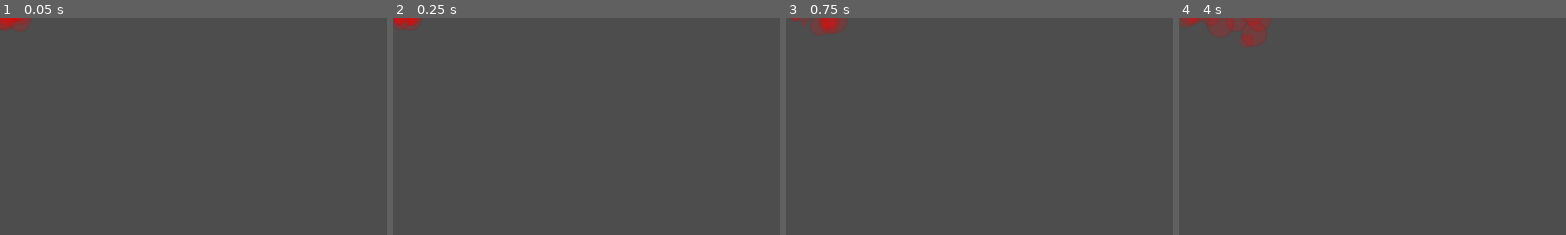
Above: before the commit, frames 1-4 (left to right).
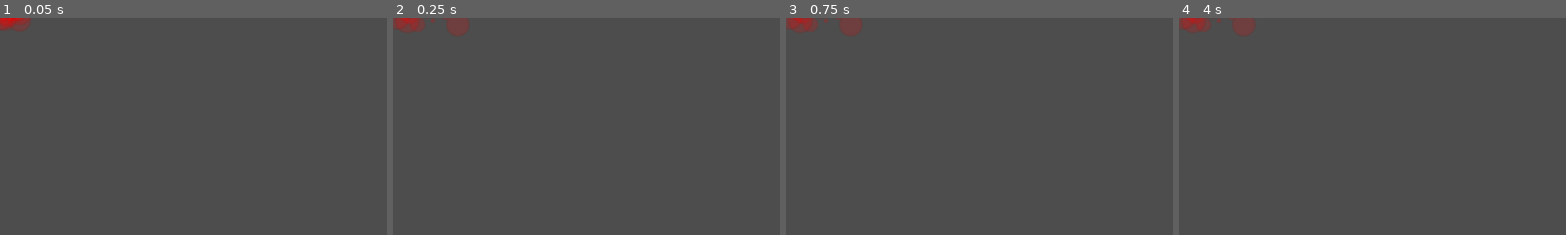
Above: after the commit, the same moments.

Repository: HA5UN0/rfgd-beginner-projects
Game: Godot game, scene res://scenes/blood_particles.tscn
Two runs of this game, one before a commit and one after it. Both use one fixed random seed, a clock stepped at 60 frames per second and the inputs below. This scene is started directly instead of the project's main scene.
Inputs (mouse positions are % of the whole screen's width and height, from its top left):
- Up to frame 1 (0.05 s): no input
- Up to frame 2 (0.25 s): no input
- Up to frame 3 (0.75 s): tap Enter at 0.5 s; move the mouse to (72, 45) at 0.52 s; press the mouse at (72, 45) at 0.53 s; hold D (move_right) from 0.53 s (still down)
- Up to frame 4 (4 s): tap Space at 1.25 s; move the mouse to (30, 55) at 1.27 s; release D (move_right) at 1.28 s; release the mouse at (30, 55) at 1.28 s; hold S (move_down) 1.28-2.03 s; click (30, 55) at 1.35 s; move the mouse to (60, 28) at 2.02 s; press the mouse at (60, 28) at 2.03 s; hold D (move_right) 2.03-2.78 s; move the mouse to (45, 70) at 2.77 s; release the mouse at (45, 70) at 2.78 s; hold W (move_up) 2.78-3.53 s; click (45, 70) at 2.85 s; move the mouse to (80, 65) at 3.52 s; press the mouse at (80, 65) at 3.53 s; hold Left (move_left) from 3.53 s (still down)
The pictures show only the part of the screen within x 0-50%, y 0-50%; the shares and areas given below are measured in that part.

Frame 1 is identical in both runs. In frame 2, 0.7% of the frame differs, in the area x 0-20%, y 0-9%; in frame 3, 1.1%; in frame 4, 1.4%, in the area x 0-24%, y 0-14%.

Commit message:
created blood particles script

Diff:
--- a/zombie_game/scenes/blood_particles.tscn
+++ b/zombie_game/scenes/blood_particles.tscn
@@ -1,6 +1,7 @@
-[gd_scene load_steps=2 format=3 uid="uid://ch1nk7e4n3oc5"]
+[gd_scene load_steps=3 format=3 uid="uid://ch1nk7e4n3oc5"]
 
 [ext_resource type="Texture2D" uid="uid://cebgr2u3eqefr" path="res://art/kenney_top-down-shooter/PNG/Tiles/tile_132.png" id="1_bubra"]
+[ext_resource type="Script" path="res://scripts/blood_particles.gd" id="2_wxqd6"]
 
 [node name="Blood_particles" type="CPUParticles2D"]
 amount = 15
@@ -13,8 +14,11 @@
 initial_velocity_max = 656.0
 scale_amount_min = 0.04
 color = Color(1, 0, 0, 0.196078)
+script = ExtResource("2_wxqd6")
 
 [node name="Timer" type="Timer" parent="."]
 wait_time = 0.15
 one_shot = true
 autostart = true
+
+[connection signal="timeout" from="Timer" to="." method="_on_timer_timeout"]
--- /dev/null
+++ b/zombie_game/scripts/blood_particles.gd
@@ -0,0 +1,27 @@
+extends CPUParticles2D
+
+# ----------- variables --------------- #
+
+
+# ----------- functions --------------- #
+
+
+
+# Called when the node enters the scene tree for the first time.
+func _ready() -> void:
+	pass # Replace with function body.
+
+
+# Called every frame. 'delta' is the elapsed time since the previous frame.
+func _process(delta: float) -> void:
+	pass
+
+
+func _on_timer_timeout() -> void:
+	# freeze proccesses
+	set_process(false)
+	set_physics_process(false)
+	set_process_input(false)
+	set_process_internal(false)
+	set_process_unhandled_input(false)
+	set_process_unhandled_key_input(false)
